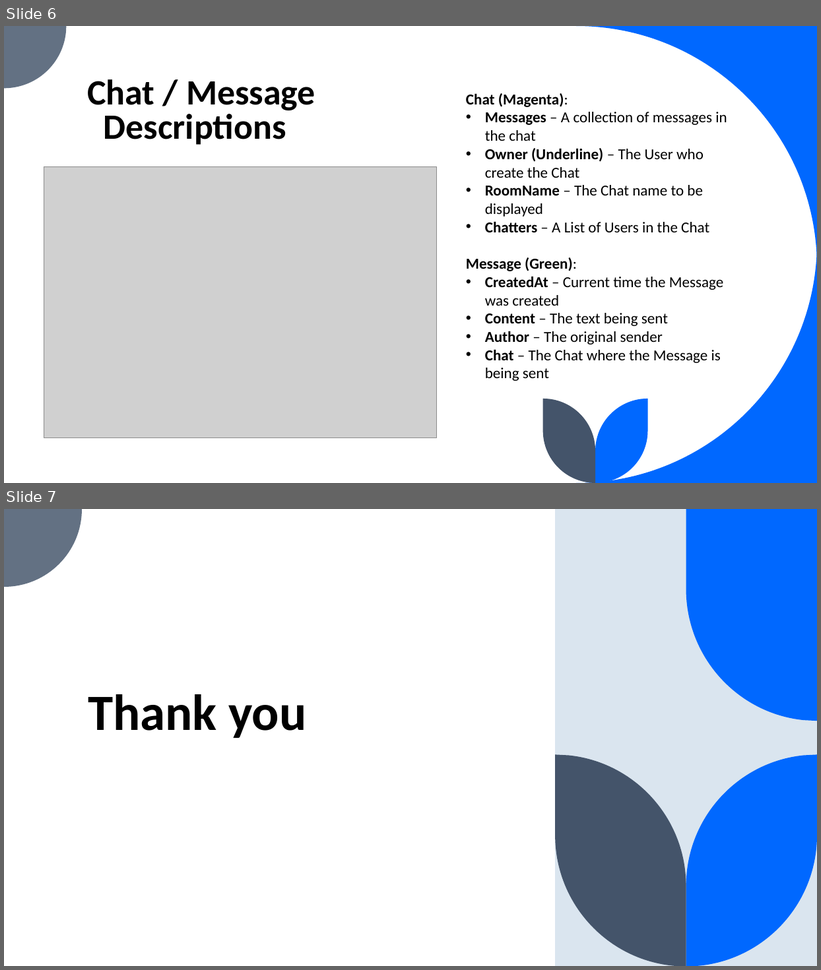
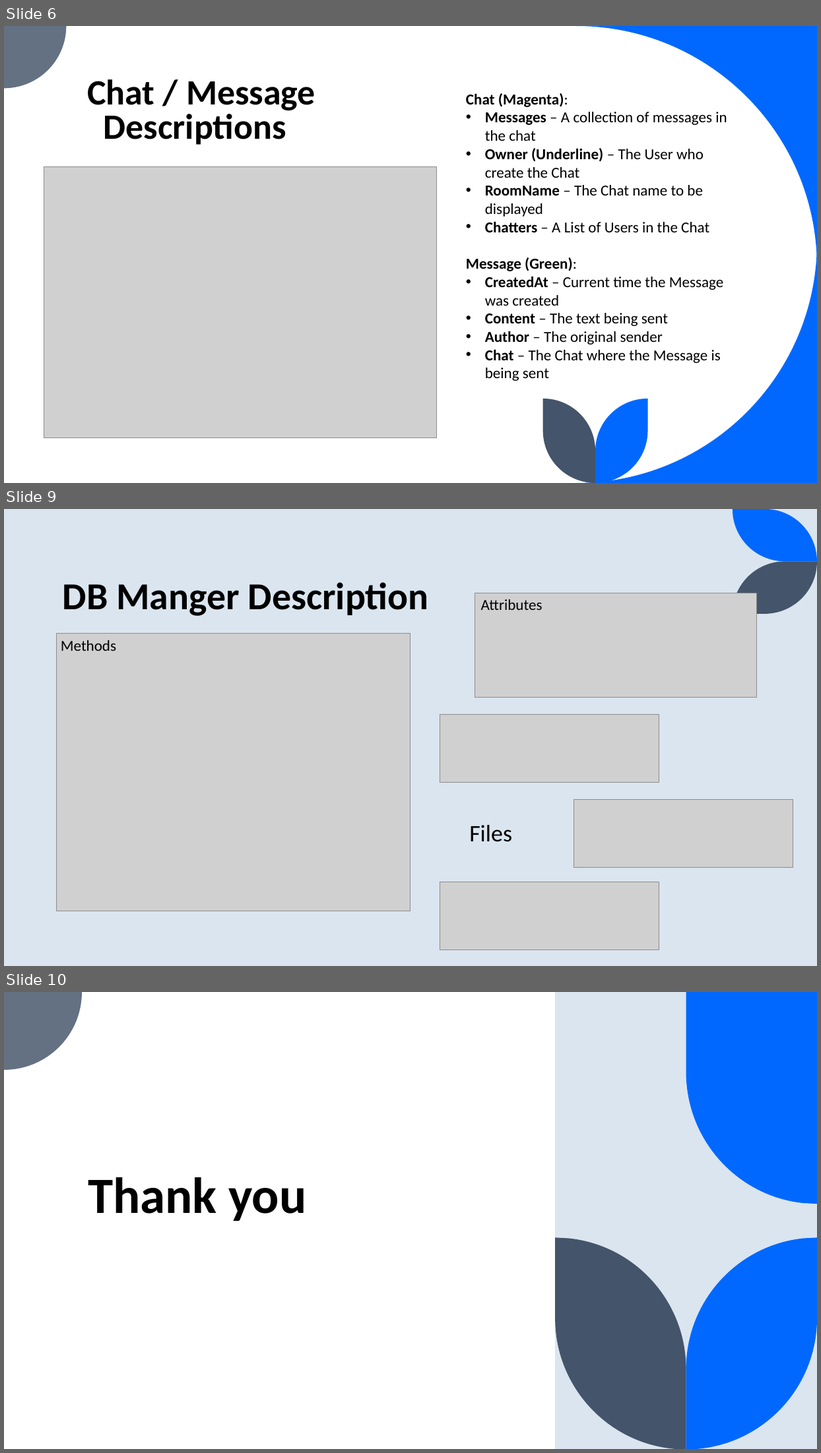
Before and after one commit to ZohebSharif/communicationsGroup4, a slide deck: Phase 2 Documents/Chat Relay – Design Presentation.pptx. Shown one above the other, each under a label of ours: slides 6 and 7 before the commit, slides 6, 9 and 10 after it; the slides between them are not shown. The pictures are 821x970 and 821x1453 pixels, drawn with LibreOffice and Linux fonts; fonts in the diff are those of the drawing; grey boxes stand for pictures. Boxes give left, top, right and bottom in pixels: in the first picture for what was removed or moved away, otherwise in the second. Text is boxed around its words. In the diff, an @@ line names an element or a change of style, - is before the commit and + after.

```diff
--- a/Phase 2 Documents/Chat Relay – Design Presentation.pptx
+++ b/Phase 2 Documents/Chat Relay – Design Presentation.pptx
@@ slide 9 added at (4, 509, 817, 966), background #DAE5EF @@
@@ freeform shape added at (733, 509, 817, 561), fill #0068FF @@
@@ freeform shape added at (733, 561, 817, 614), fill #44546A @@
@@ title added at (63, 582, 429, 616), 45 pt, text #000000, bold @@
+DB Manger Description
@@ picture added at (475, 593, 757, 698) @@
@@ text added at (481, 599, 543, 610), 18 pt, text #000000 @@
+Attributes
@@ picture added at (56, 634, 411, 911) @@
@@ text added at (61, 640, 116, 651), 18 pt, text #000000 @@
+Methods
@@ picture added at (440, 714, 659, 783) @@
@@ picture added at (574, 800, 793, 867) @@
@@ text added at (469, 825, 512, 842), 28 pt, text #000000 @@
+Files
@@ picture added at (440, 883, 659, 950) @@
@@ what was slide 7 is now slide 10 @@
```
Also in this commit, not shown: 1 slide changed, 2 other slides added.
